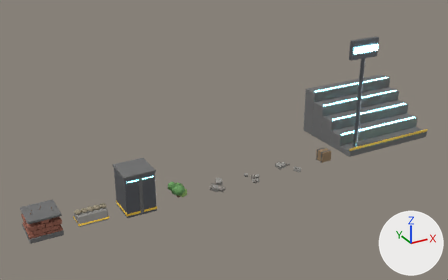
Renders of the glTF model public/assets/models/arena/props.glb from each side of a commit.
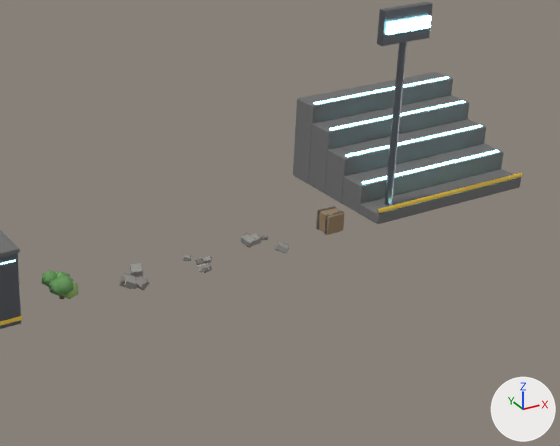
Each version is shown whole from a camera (50 mm lens) standing at (-2.98, -16.75, 10.09) and looking at (6.78, 1.0, 1.21), then close up on the part from 32% to 100% of the width and 13% to 99% of the height. Lighting does not change. The marker at lower right points along +X, +Y and +Z. The older version's two pictures come first. Vertices at exactly the same position are counted once.

The first close-up shows 'Bush', 'Crate', 'FloodTower', 'Grandstand', 'OuterWall', 'Rubble0' and 2 more.
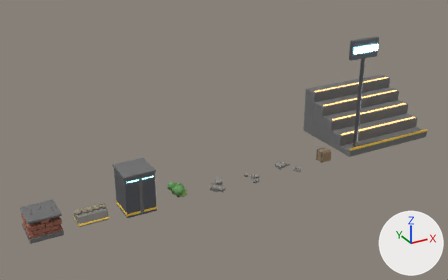
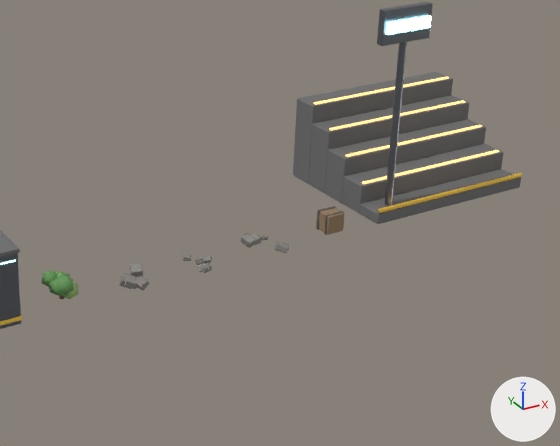
What differs and where, as boxes [x1, y1, x2, y2] in the close-ups (560 x 446 px):
part 1 of me_grandstand, recoloured
    both: [313, 76, 499, 184]

The edits, one by one:
Material 'SeatGlow' (mat_seatglow) is new.
Its base color is (1.0, 0.6, 0.25) (beige #ffcb89).
Its emission color is (1.0, 0.55, 0.2) (orange #ffc47c).
Its emission strength is 1.2.
me_grandstand has 326 vertices, 612 faces and spans x -2.0..2.0, y -0.3..2.7, z 0.0..1.87.
me_grandstand is used by ob_grandstand; location (13.5, 0.0, 0.0).
me_grandstand part 1: all 60 faces that had it switch from mat_arenaglow (cyan #aaedff, glowing cyan #95edff) to mat_seatglow (beige #ffcb89, glowing orange #ffc47c).
